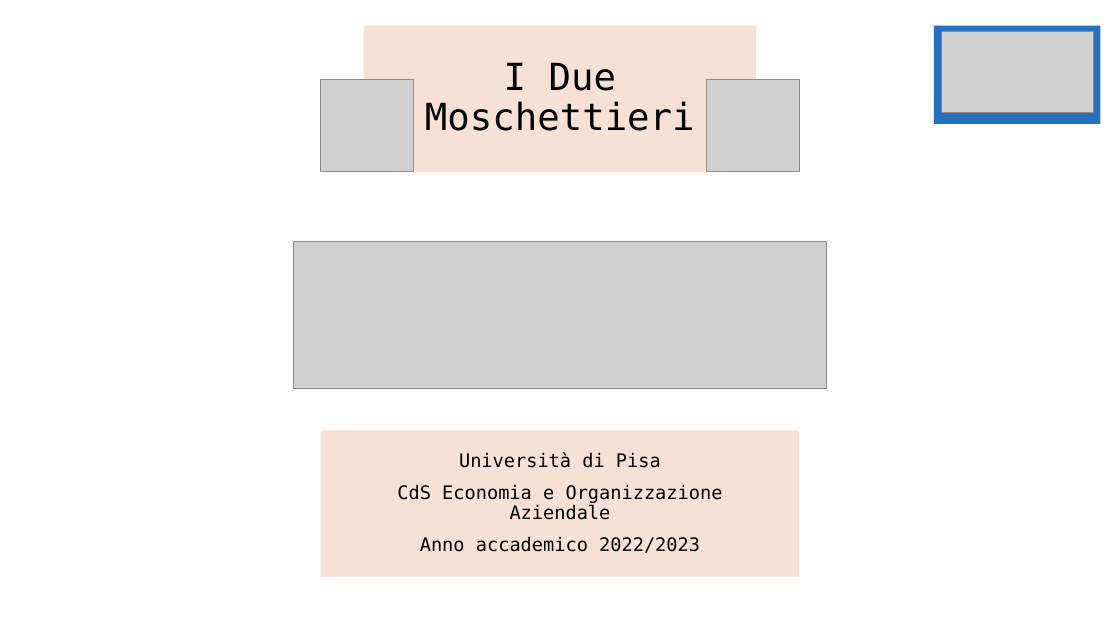
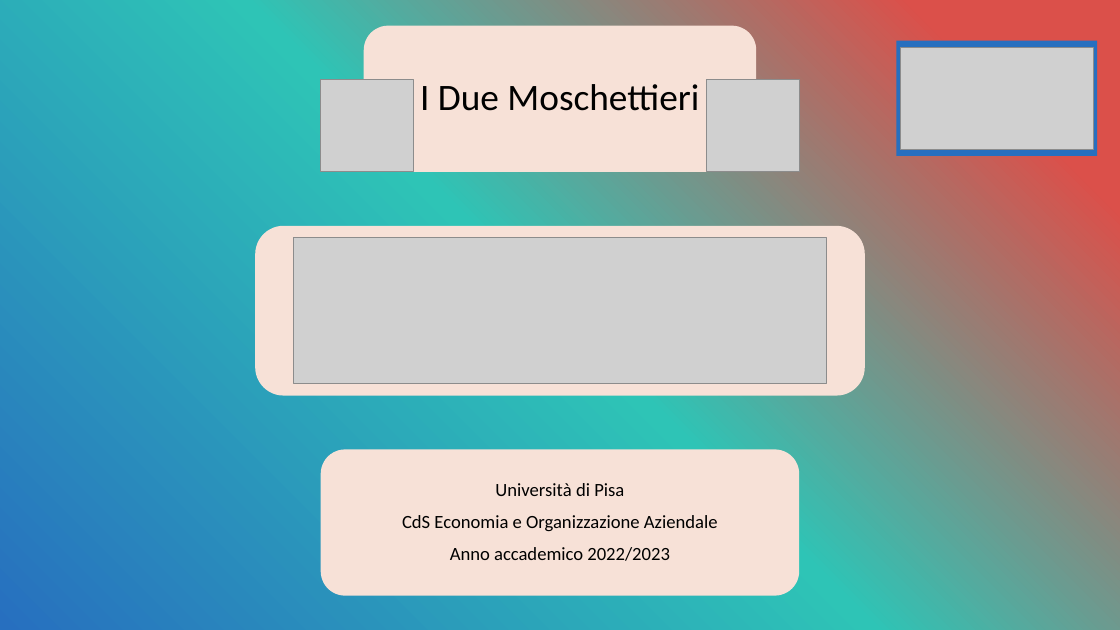
Before and after one commit to OMGitsDrake/PWEOA23-IDueMoschettieri, a slide deck: slide 1 of I Due Moschettieri.pptx. Drawn at 1120x630 pixels with LibreOffice and Linux fonts; fonts in the diff are those of the drawing; grey boxes stand for pictures. Boxes give left, top, right and bottom in pixels: in the first picture for what was removed or moved away, otherwise in the second. Text is boxed around its words. In the diff, an @@ line names an element or a change of style, - is before the commit and + after.

```diff
--- a/I Due Moschettieri.pptx
+++ b/I Due Moschettieri.pptx
@@ background #FFFFFF to gradient #DB504A to #2EC4B6 to #276FBF @@
@@ rounded rectangle at box(364, 26, 756, 172): rectangle to rounded rectangle @@
@@ title "I Due Moschettieri" at box(420, 84, 699, 111): font DejaVu Sans Mono to Calibri @@
@@ rectangle: place and size @@
-rectangle at box(934, 26, 1101, 124)
+rectangle at box(897, 40, 1097, 155)
@@ picture: place and size @@
-picture at box(942, 32, 1093, 113)
+picture at box(901, 47, 1093, 150)
@@ rounded rectangle added at box(255, 226, 865, 396), fill #F7E1D7 @@
@@ picture: place and size @@
-picture at box(294, 242, 827, 388)
+picture at box(294, 238, 827, 384)
@@ text "Università di Pisa" at box(402, 483, 718, 561): font DejaVu Sans Mono to Calibri @@
@@ text "Università di Pisa": place and size @@
-text "Università di Pisa" at box(397, 452, 723, 553)
+text "Università di Pisa" at box(402, 483, 718, 561)
@@ rounded rectangle: place and size @@
-rounded rectangle at box(321, 431, 800, 577)
+rounded rectangle at box(321, 450, 800, 596)
@@ rounded rectangle at box(321, 450, 800, 596): rectangle to rounded rectangle @@
```
Also in this commit, not shown: 8 other slides changed, 18 other files.
